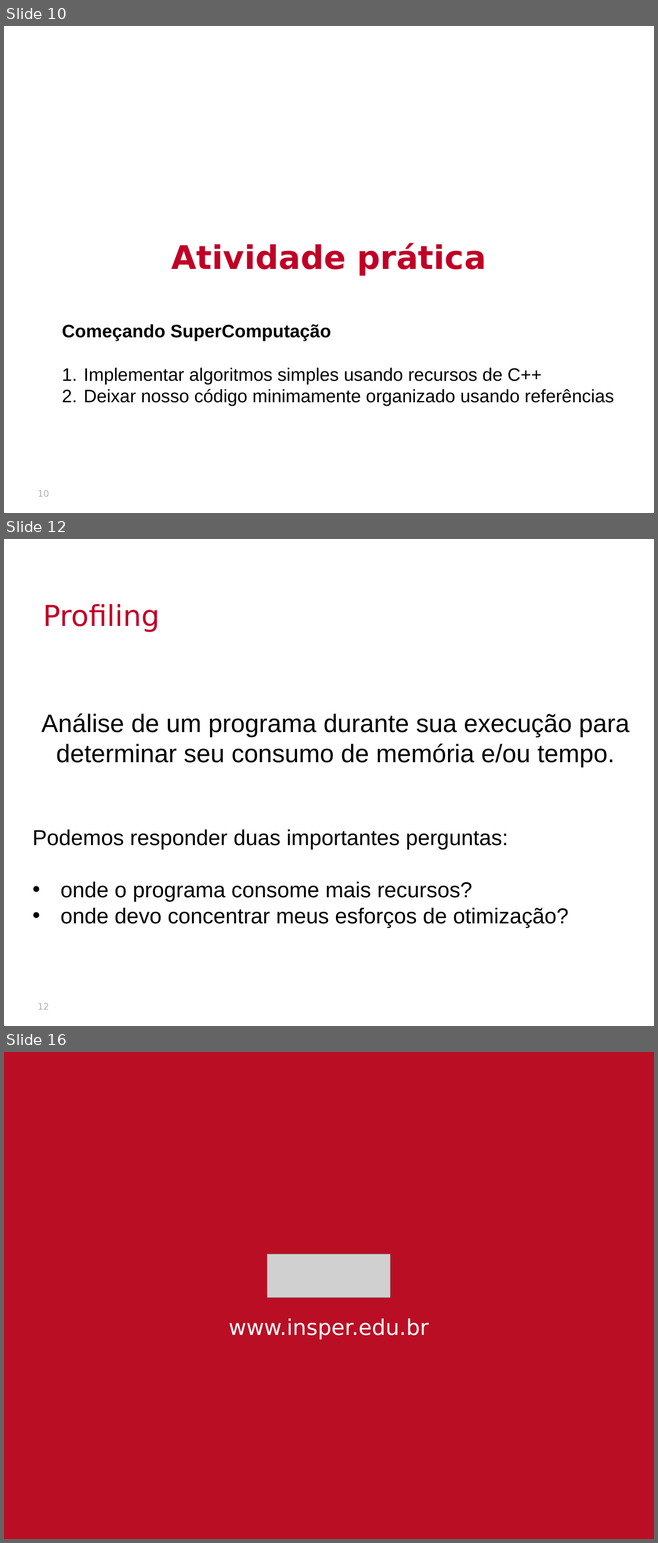
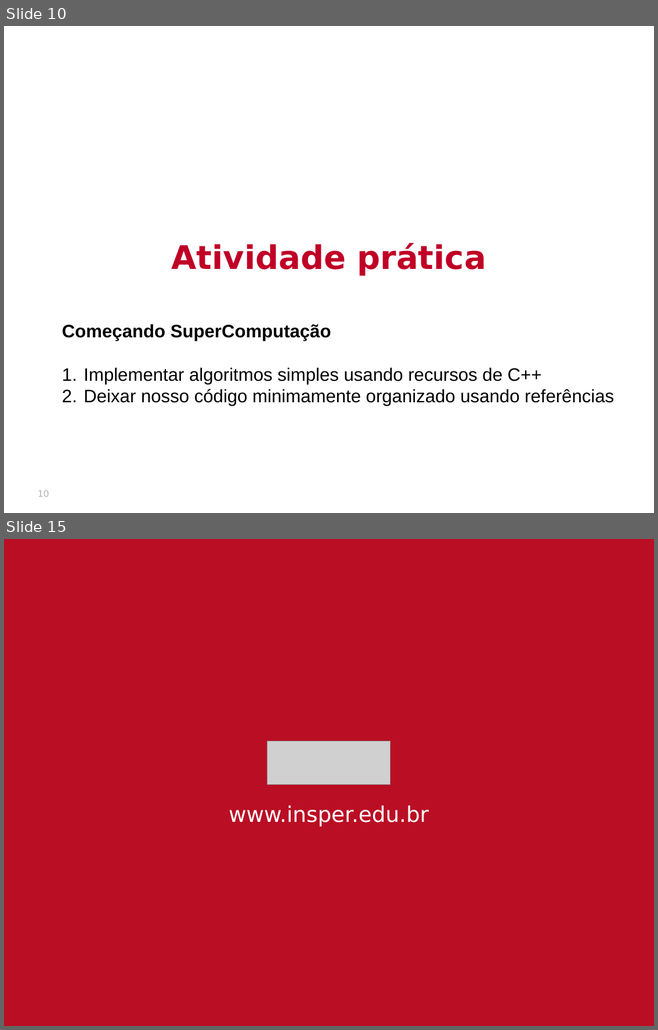
Before and after one commit to thalials/supercomp, a slide deck: aulas/02-desempenho/slides.pptx. Shown one above the other, each under a label of ours: slides 10, 12 and 16 before the commit, slides 10 and 15 after it; the slides between them are not shown. The pictures are 658x1543 and 658x1030 pixels, drawn with LibreOffice and Linux fonts; fonts in the diff are those of the drawing; grey boxes stand for pictures; background and template pictures are left out. Boxes give left, top, right and bottom in pixels: in the first picture for what was removed or moved away, otherwise in the second. Text is boxed around its words. In the diff, an @@ line names an element or a change of style, - is before the commit and + after.

```diff
--- a/aulas/02-desempenho/slides.pptx
+++ b/aulas/02-desempenho/slides.pptx
@@ slide 12 removed at (4, 539, 654, 1026), background picture (left out) @@
@@ text removed at (43, 604, 159, 632) @@
-Profiling
@@ text removed at (32, 714, 629, 928) @@
-Análise de um programa durante sua execução para determinar seu consumo de memória e/ou tempo.
-Podemos responder duas importantes perguntas:
-• onde o programa consome mais recursos?
-• onde devo concentrar meus esforços de otimização?
@@ page number removed at (38, 1004, 49, 1010) @@
-12
@@ what was slide 16 is now slide 15 @@
```
Also in this commit, not shown: 1 slide changed, 4 slides added, 4 other slides removed, 14 other files.
